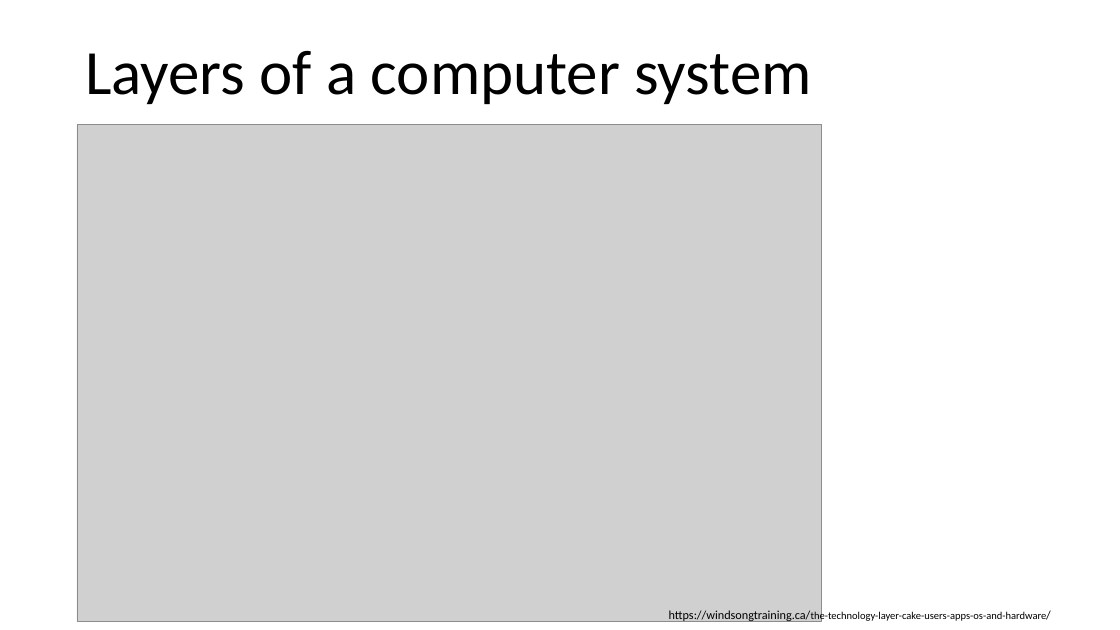
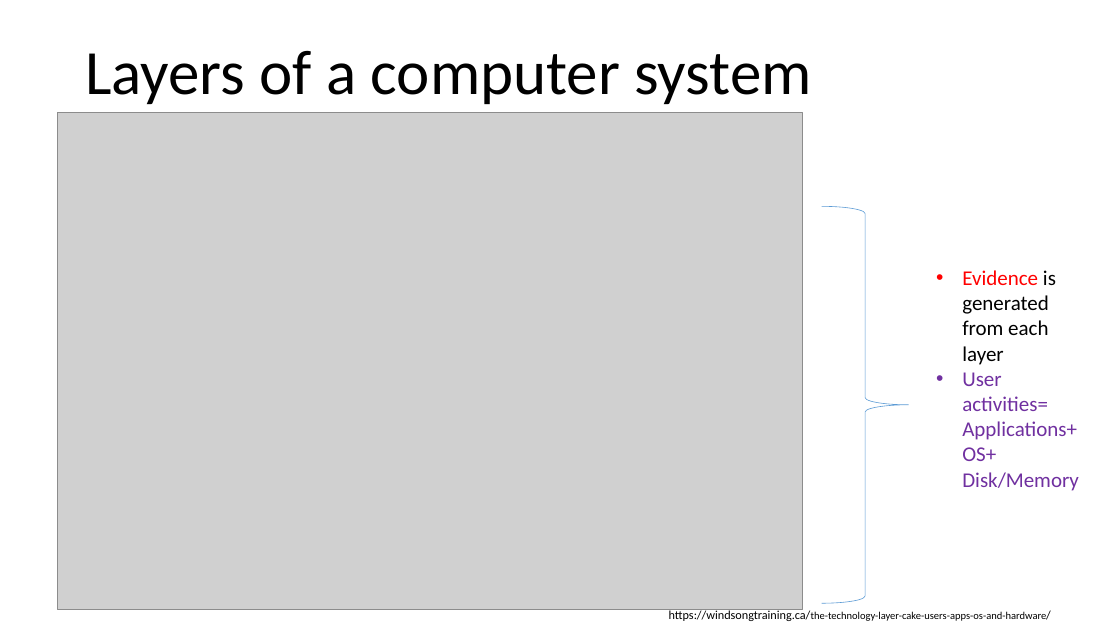
Before and after one commit to frankwxu/digital-forensics-lab, a slide deck: slide 4 of Basic_Computer_Skills_for_Forensics/1_PC_Introduction.pptx. Drawn at 1120x630 pixels with LibreOffice and Linux fonts; fonts in the diff are those of the drawing; grey boxes stand for pictures; background and template pictures are left out. Boxes give left, top, right and bottom in pixels: in the first picture for what was removed or moved away, otherwise in the second. Text is boxed around its words. In the diff, an @@ line names an element or a change of style, - is before the commit and + after.

Commit message:
change computer system

```diff
--- a/Basic_Computer_Skills_for_Forensics/1_PC_Introduction.pptx
+++ b/Basic_Computer_Skills_for_Forensics/1_PC_Introduction.pptx
@@ picture moved from (x1=77, y1=124, x2=822, y2=622) to (x1=58, y1=113, x2=802, y2=610) @@
@@ right brace added at (x1=822, y1=207, x2=909, y2=604), outline #5B9BD5 0.5 pt @@
@@ text added at (x1=962, y1=270, x2=1079, y2=491), 18 pt, text #7030A0 @@
+• Evidence is generated from each layer
+• User activities= Applications+ OS+ Disk/Memory
```
Also in this commit, not shown: 5 other slides changed, 12 slides added, 2 slides removed.
